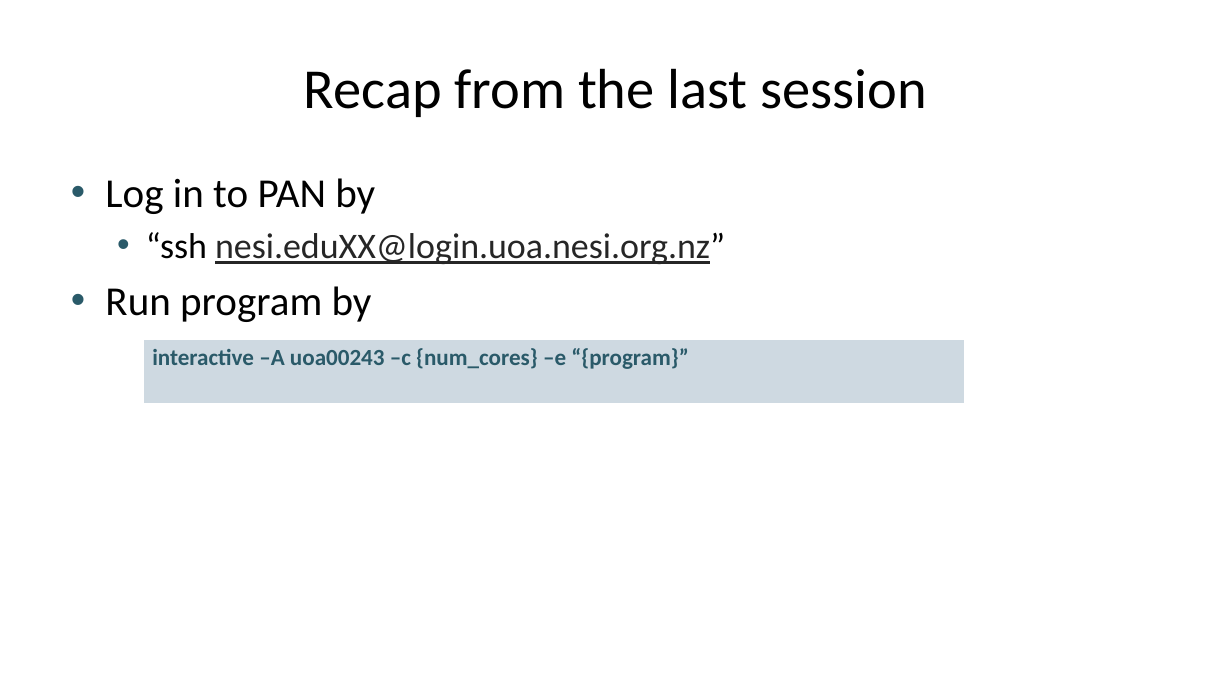
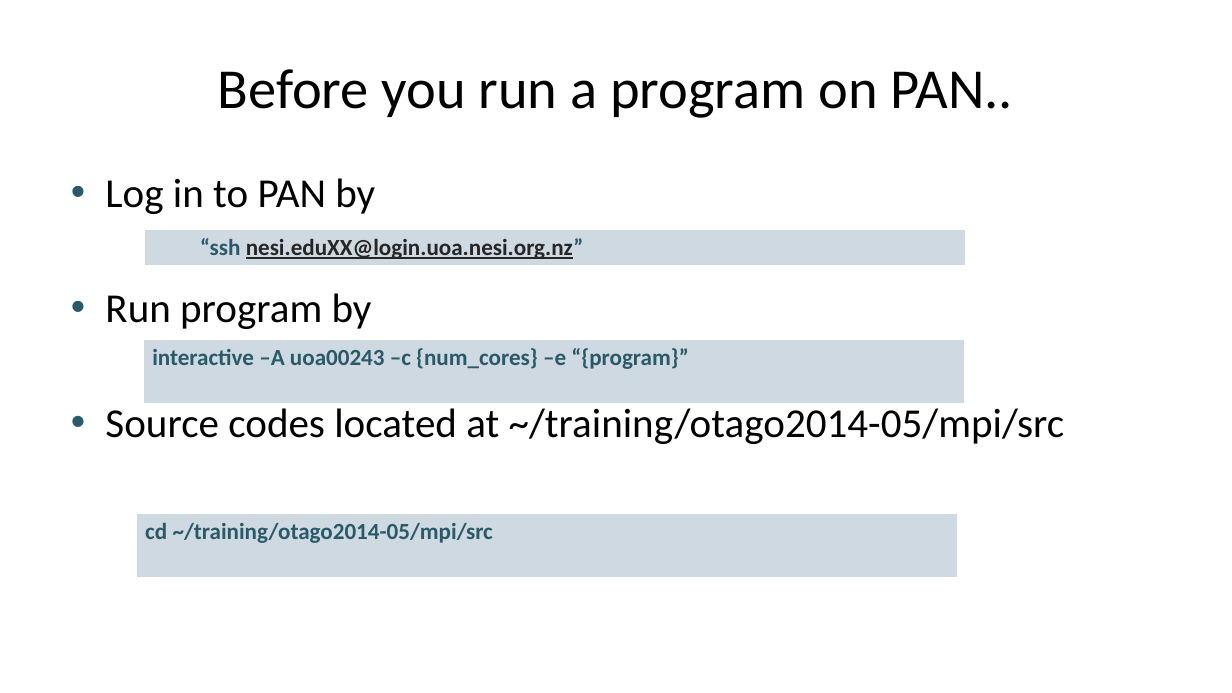
Before and after one commit to nesi/training, a slide deck: slide 7 of otago2014-05/mpi/MPI_in_Python_slides.pptx. Drawn at 1232x693 pixels with LibreOffice and Linux fonts; fonts in the diff are those of the drawing. Boxes give left, top, right and bottom in pixels: in the first picture for what was removed or moved away, otherwise in the second. Text is boxed around its words. In the diff, an @@ line names an element or a change of style, - is before the commit and + after.

```diff
--- a/otago2014-05/mpi/MPI_in_Python_slides.pptx
+++ b/otago2014-05/mpi/MPI_in_Python_slides.pptx
@@ title at (218,69,1013,118): text changed @@
-Recap from the last session
+Before you run a program on PAN..
@@ table added at (145,229,967,267), 1 rows, 1 columns @@
+“ssh nesi.eduXX@login.uoa.nesi.org.nz”
@@ text at (146,232,725,264): paragraph removed @@
-  • “ssh nesi.eduXX@login.uoa.nesi.org.nz”
@@ text at (105,408,1065,444): paragraph added @@
+• Source codes located at ~/training/otago2014-05/mpi/src
@@ table added at (136,513,958,578), 1 rows, 1 columns @@
+cd ~/training/otago2014-05/mpi/src
```
Also in this commit, not shown: 1 other slide changed, 3 other files.
